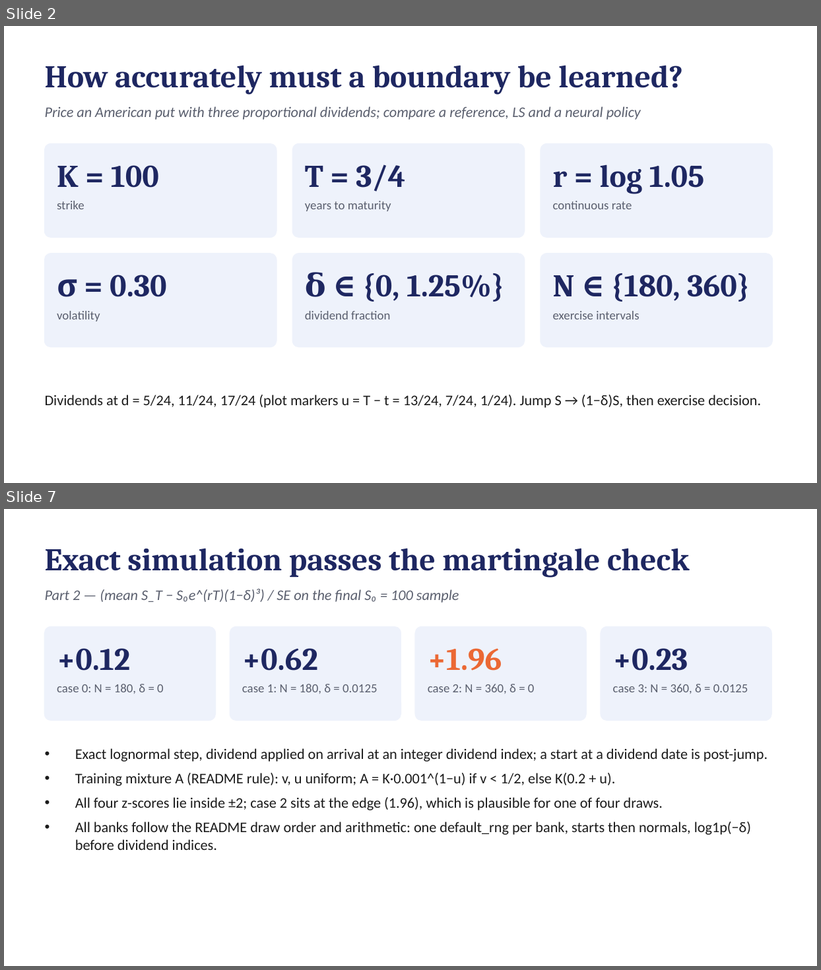
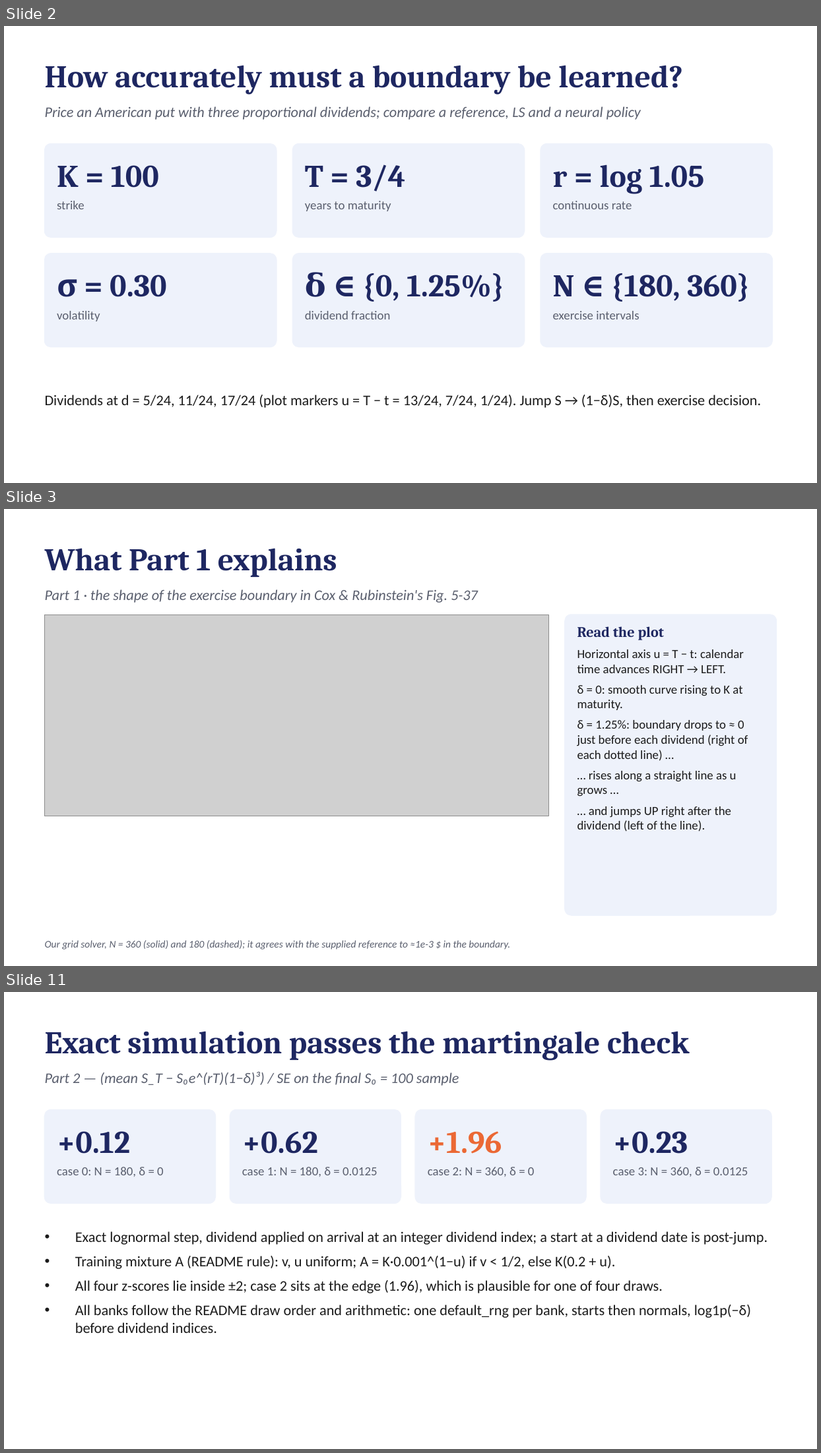
Before and after one commit to AditiJoshi12/MTH9821-NLA-HW1, a slide deck: slides.pptx. Shown one above the other, each under a label of ours: slides 2 and 7 before the commit, slides 2, 3 and 11 after it; the slides between them are not shown. The pictures are 821x970 and 821x1453 pixels, drawn with LibreOffice and Linux fonts; fonts in the diff are those of the drawing; grey boxes stand for pictures. Boxes give left, top, right and bottom in pixels: in the first picture for what was removed or moved away, otherwise in the second. Text is boxed around its words. In the diff, an @@ line names an element or a change of style, - is before the commit and + after.

Commit message:
Final: Part 1 slides, contributions

```diff
--- a/slides.pptx
+++ b/slides.pptx
@@ slide 3 added at <box>4,509,817,966</box>, background #FFFFFF @@
@@ text added at <box>45,548,337,577</box>, 28 pt, text #1E2761, bold @@
+What Part 1 explains
@@ text added at <box>45,590,478,603</box>, 13 pt, text #5A5F6E, italic @@
+Part 1 · the shape of the exercise boundary in Cox & Rubinstein's Fig. 5-37
@@ picture added at <box>45,615,548,817</box> @@
@@ rounded rectangle added at <box>565,615,776,916</box>, fill #EEF2FB, outline #EEF2FB 1 pt @@
@@ text added at <box>578,626,748,832</box>, 11 pt, text #1B1B1B @@
+Read the plot
+Horizontal axis u = T − t: calendar time advances RIGHT → LEFT.
+δ = 0: smooth curve rising to K at maturity.
+δ = 1.25%: boundary drops to ≈ 0 just before each dividend (right of each dotted line) …
+… rises along a straight line as u grows …
+… and jumps UP right after the dividend (left of the line).
@@ text added at <box>45,941,510,950</box>, 9 pt, text #5A5F6E, italic @@
+Our grid solver, N = 360 (solid) and 180 (dashed); it agrees with the supplied reference to ≈1e-3 $ in the boundary.
@@ what was slide 7 is now slide 11 @@
```
Also in this commit, not shown: 5 slides changed, 4 other slides added, 1 slide removed, 19 other files.
